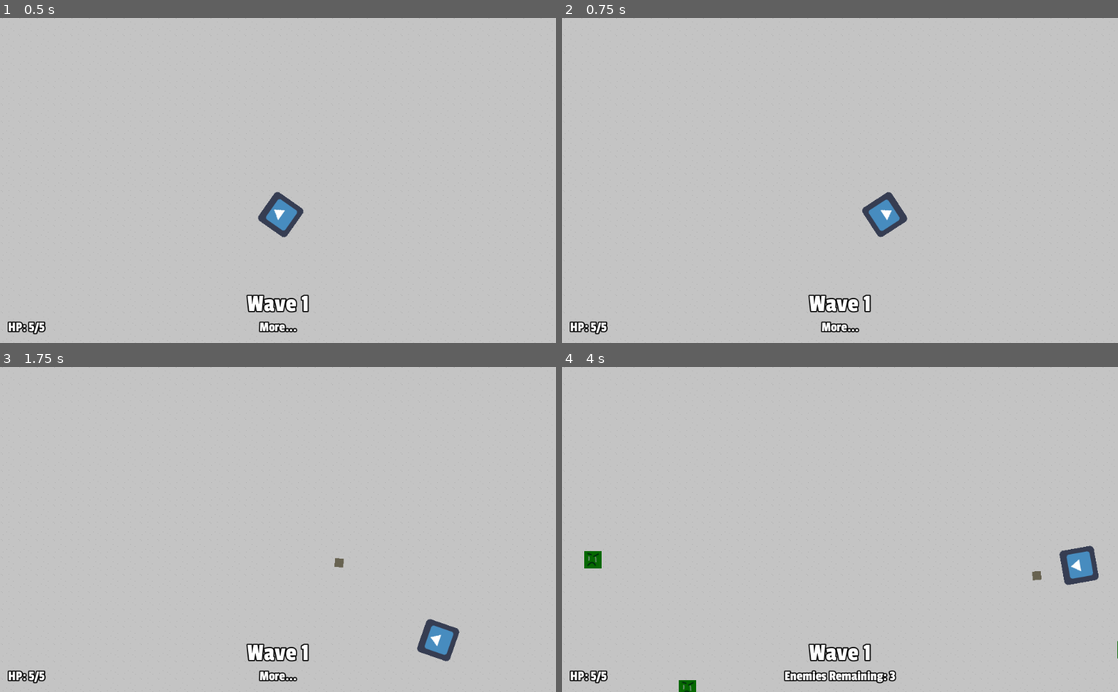
Above: before the commit, frames 1-4 (two rows, left to right).
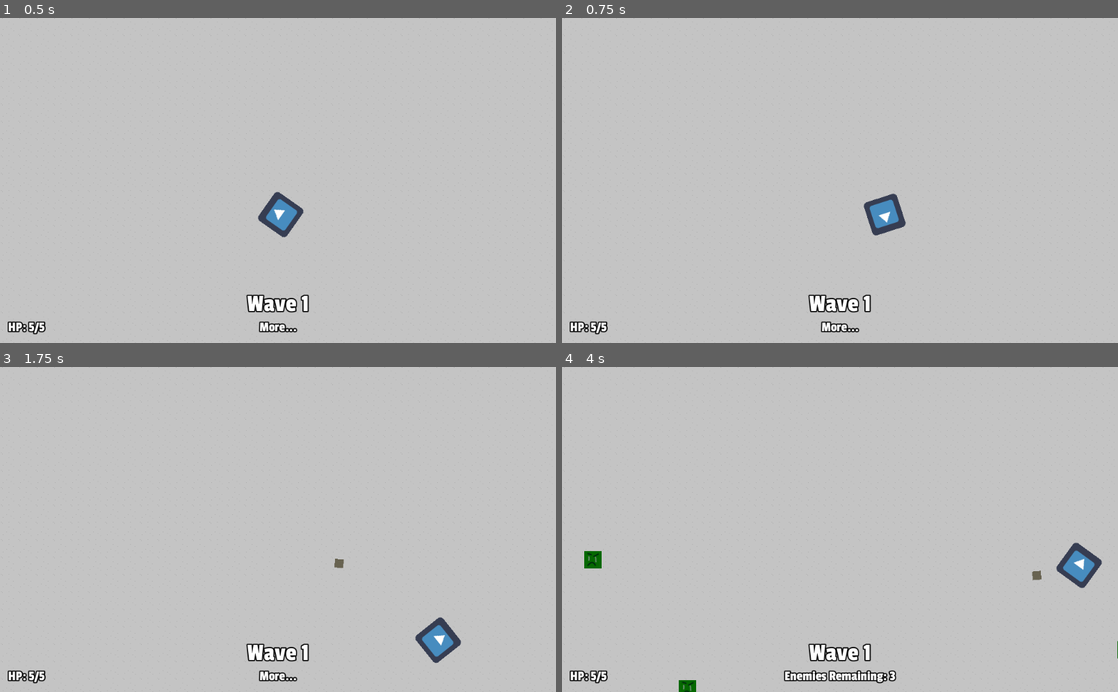
Above: after the commit, the same moments.

Repository: stuson/go-godot-4-game-jam
Game: Godot game, scene res://stages/Level.tscn
Two runs of this game, one before a commit and one after it. Both use one fixed random seed, a clock stepped at 60 frames per second and the inputs below. The engine's default icon, where the game draws it, is replaced by a stand-in: a white triangle on a blue panel in a dark square.
Inputs (mouse positions are in pixels of both pictures, inside the frame that each line leads up to):
- Up to frame 1 (0.5 s): no input
- Up to frame 2 (0.75 s): tap Enter at 0.5 s; move the mouse to (962, 164) at 0.52 s; hold D (move_right) from 0.53 s (still down); tap Space (roll) at 0.6 s
- Up to frame 3 (1.75 s): move the mouse to (166, 545) at 1.27 s; release D (move_right) at 1.28 s; hold S (move_down) from 1.28 s (still down); click (166, 545) at 1.35 s; tap Space (roll) at 1.55 s
- Up to frame 4 (4 s): move the mouse to (895, 458) at 2.02 s; release S (move_down) at 2.03 s; hold D (move_right) 2.03-2.78 s; tap Space (roll) at 2.1, 2.85, 3.8 s; move the mouse to (812, 594) at 2.77 s; hold W (move_up) 2.78-3.53 s; move the mouse to (1006, 578) at 3.52 s; press the mouse at (1006, 578) at 3.53 s; hold A (move_left) from 3.53 s (still down)

Frame 1 is identical in both runs. In frame 2, 0.3% of the frame differs, in the area x 54-63%, y 53-68%; in frame 3, 0.4%; in frame 4, 0.4%, in the area x 84-98%, y 54-69%.

Commit message:
Add roll rotation

Diff:
--- a/characters/player/Player.gd
+++ b/characters/player/Player.gd
@@ -39,13 +39,12 @@
 
     if rolling:
         velocity = get_roll_velocity()
+        rotate(2 * PI * delta / roll_timer.wait_time)
     else:
         velocity = direction.normalized() * speed
         velocity += get_knockback(delta)
+        look_at(get_global_mouse_position())
     move_and_slide(velocity)
-
-    # Look
-    look_at(get_global_mouse_position())
 
     # Attack
     if Input.is_action_pressed("attack"):
